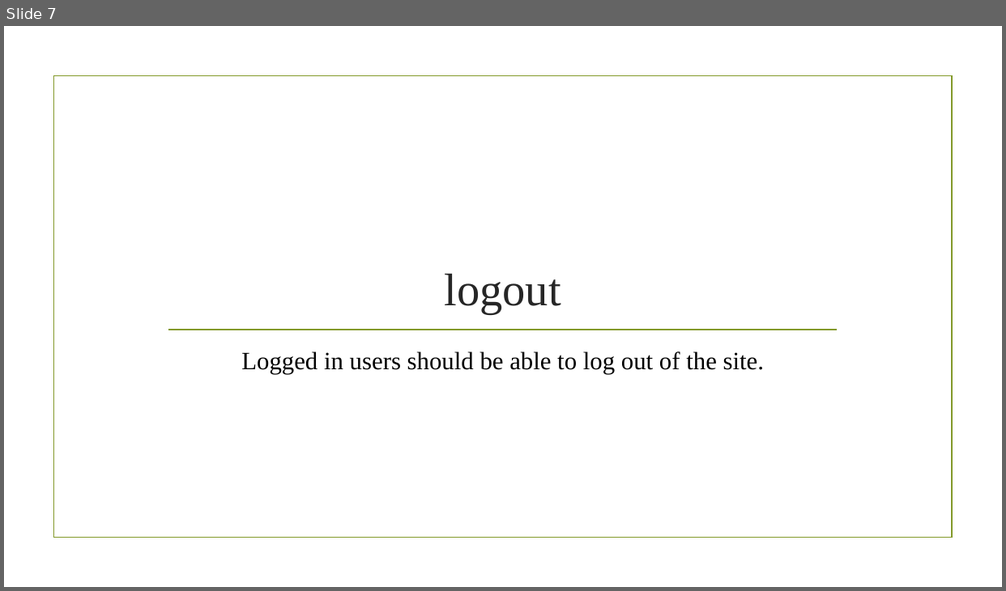
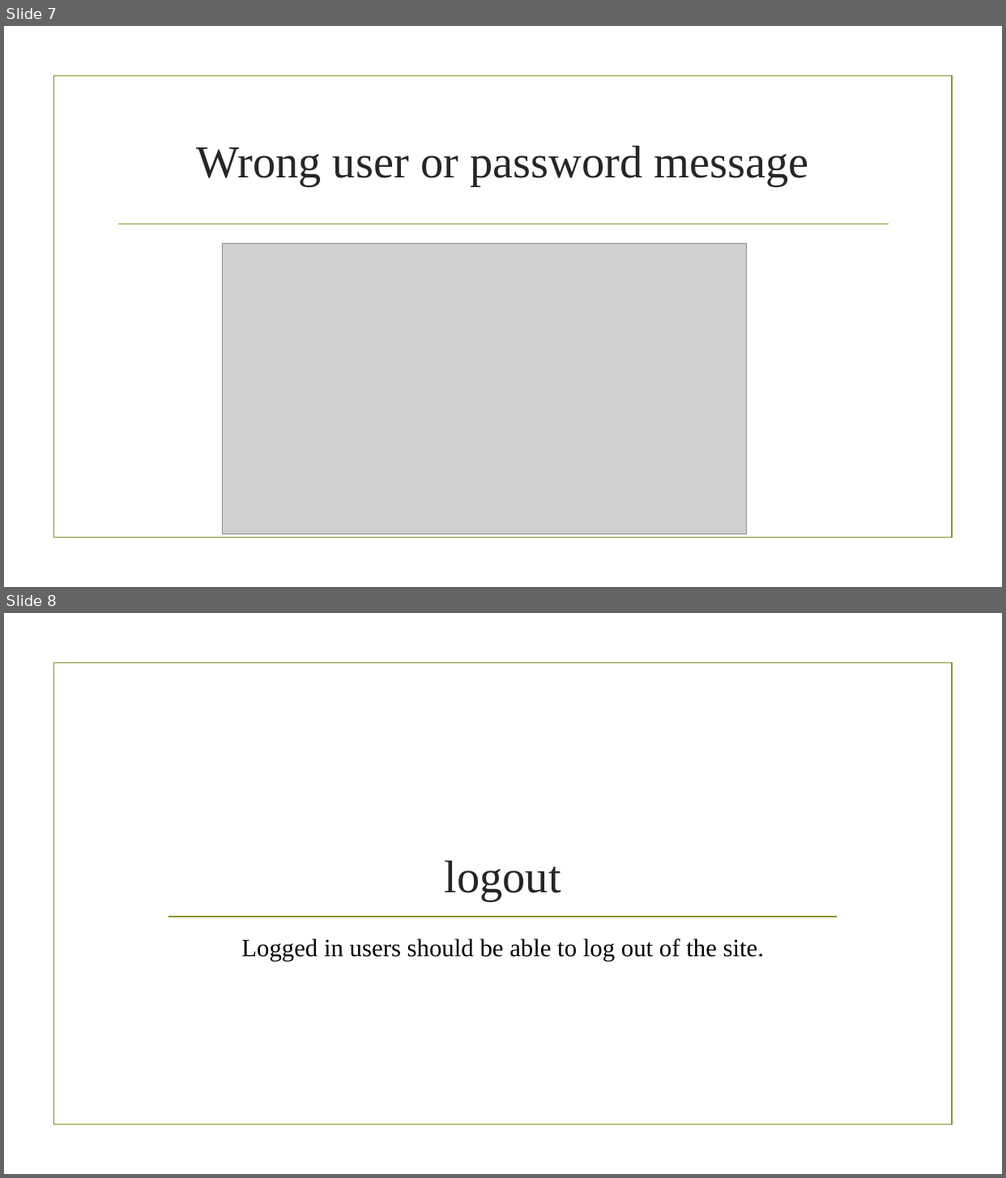
Before and after one commit to gracebcorrea/BOOKS, a slide deck: static/CS50W – Project1.pptx. Shown one above the other, each under a label of ours: slide 7 before the commit, slides 7 and 8 after it. The pictures are 1006x591 and 1006x1178 pixels, drawn with LibreOffice and Linux fonts; fonts in the diff are those of the drawing; grey boxes stand for pictures; background and template pictures are left out. Boxes give left, top, right and bottom in pixels: in the first picture for what was removed or moved away, otherwise in the second. Text is boxed around its words. In the diff, an @@ line names an element or a change of style, - is before the commit and + after.

```diff
--- a/static/CS50W – Project1.pptx
+++ b/static/CS50W – Project1.pptx
@@ slide 7 added at bbox=[4, 26, 1002, 587], background picture (left out); not listed: 1 template element that a slide beside it also shows @@
@@ title added at bbox=[196, 146, 809, 186], 44 pt, text #262626 @@
+Wrong user or password message
@@ line added from (118, 224) to (889, 224), #83992A 1.25 pt @@
@@ picture added at bbox=[223, 243, 747, 535] @@
@@ what was slide 7 is now slide 8 @@
```
Also in this commit, not shown: 1 slide changed, 3 other slides added, 2 slides removed.
